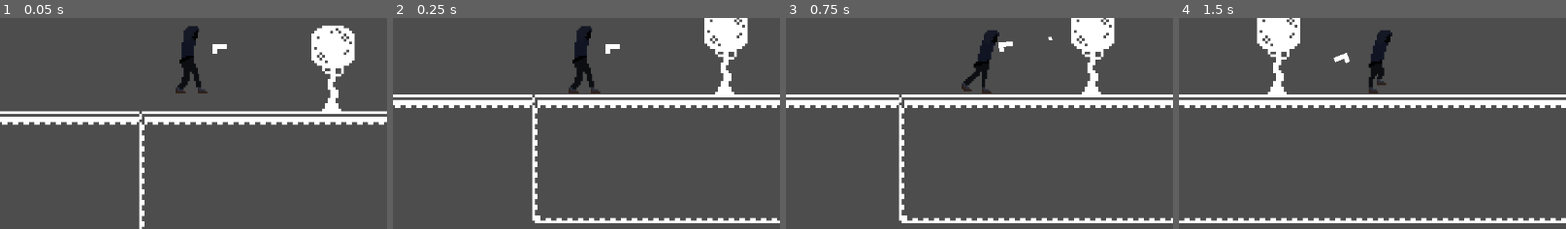
Above: before the commit, frames 1-4 (left to right).
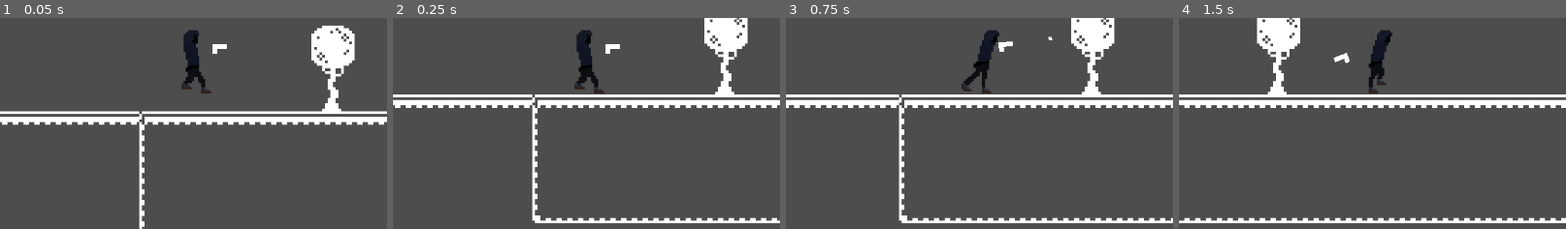
Above: after the commit, the same moments.

Repository: CarsonDecker24/2D-Platformer
Game: Godot game, scene res://level_1.tscn
The game is run twice, just before and just after one commit, with the same random seed, the same clock (stepped at 60 frames per second) and the same inputs.
Inputs (mouse positions are % of the whole screen's width and height, from its top left):
- Up to frame 1 (0.05 s): no input
- Up to frame 2 (0.25 s): no input
- Up to frame 3 (0.75 s): tap Enter at 0.5 s; move the mouse to (72, 43) at 0.52 s; hold D (move_right) from 0.53 s (still down); click (72, 43) at 0.6 s
- Up to frame 4 (1.5 s): keep holding D (move_right); tap W (jump) at 0.77 s; move the mouse to (30, 54) at 1.27 s; tap Shift (shift) at 1.35 s
The pictures show only the part of the screen within x 12-62%, y 34-84%; the shares and areas given below are measured in that part.

The runs differ from the first frame. In frame 1, 0.9% of the frame differs, in the area x 45-55%, y 3-36%; in frame 2, 0.9%; in frame 3, nothing differs; in frame 4, nothing differs.

Commit message:
stephen 9/21/23
animationScript

Diff:
--- a/AnimatedSprite2D.gd
+++ b/AnimatedSprite2D.gd
@@ -28,11 +28,14 @@
 				current = "walkingRight"
 			elif Input.is_action_just_pressed("move_left"):
 				#play("skidGoingRight")
-				current = "skidGoingRight"
+				current = "skidRight"
 
 	#walkingright
 	elif current == "walkingRight" :
-		if Input.is_action_just_released("move_right"):
+		if Input.is_action_just_pressed("move_left"):
+			current= "skidRight"
+			play("skidRight")
+		elif Input.is_action_just_released("move_right"):
 			play("unwindRightWalk")
 			current = "unwindRightWalk"
 		elif Input.is_action_just_pressed("shift"):
@@ -40,15 +43,22 @@
 			#current = "windupRightRun"
 			print("play run windup")
 
+
 	#walkingright to idle, aka unwinding
-	elif current == "unwindRightWalk" and is_playing()==false:
+	elif (current == "unwindRightWalk" or current=="skidTransmissionRight") and is_playing()==false:
 			play("idle")
 			current = "idle"
 
+	elif current=="skidRight":
+		if get_parent().activemovespeed!=0:
+			play("skidingRight")
+
+		else:
+			play("skidTransmissionRight")
+			current="skidTransmissionRight"
 
 
-
-
+	print(current)
 	pass
 
 
--- a/player.tscn
+++ b/player.tscn
@@ -1,22 +1,31 @@
-[gd_scene load_steps=31 format=3 uid="uid://dblot7f26i2w"]
+[gd_scene load_steps=40 format=3 uid="uid://dblot7f26i2w"]
 
 [ext_resource type="Script" path="res://Player.gd" id="1_fhlp4"]
 [ext_resource type="Texture2D" uid="uid://bt4yolitq4cdo" path="res://Assets/player sprites/unwindRightWalk/unwindRightWalk6.png" id="2_md6y6"]
 [ext_resource type="Script" path="res://AnimatedSprite2D.gd" id="3_14dt8"]
 [ext_resource type="Texture2D" uid="uid://bie3x74xe3nbf" path="res://Assets/player sprites/walkRight/walkRight0.png" id="3_gxe6m"]
+[ext_resource type="Texture2D" uid="uid://bw45dtcuo4gvs" path="res://Assets/player sprites/skidRight/sprite skid0.png" id="3_kc08g"]
 [ext_resource type="Texture2D" uid="uid://dewofdup5nkhs" path="res://Assets/weapon.png" id="3_lo0dl"]
 [ext_resource type="Texture2D" uid="uid://ds70y1gcucix1" path="res://Assets/player sprites/unwindRightWalk/unwindRightWalk0.png" id="3_wvr7d"]
 [ext_resource type="Texture2D" uid="uid://blow1t1o217y4" path="res://Assets/player sprites/unwindRightWalk/unwindRightWalk1.png" id="4_hsekd"]
 [ext_resource type="Texture2D" uid="uid://b31fe2aq4pl4e" path="res://Assets/player sprites/walkRight/walkRight1.png" id="4_rws1l"]
+[ext_resource type="Texture2D" uid="uid://dxi006vi0pk0g" path="res://Assets/player sprites/skidRight/sprite skid1.png" id="4_v0pw0"]
+[ext_resource type="Texture2D" uid="uid://cbicrkabur4s2" path="res://Assets/player sprites/skidRight/sprite skid2.png" id="5_a6gcb"]
 [ext_resource type="Texture2D" uid="uid://b3pxad86yp5e" path="res://Assets/player sprites/walkRight/walkRight2.png" id="5_dluha"]
 [ext_resource type="Texture2D" uid="uid://tr3t4ygi54nq" path="res://Assets/player sprites/unwindRightWalk/unwindRightWalk2.png" id="5_qcrkh"]
 [ext_resource type="Texture2D" uid="uid://c2u3qmxbxcstl" path="res://Assets/player sprites/unwindRightWalk/unwindRightWalk3.png" id="6_7ihpc"]
+[ext_resource type="Texture2D" uid="uid://cwvvh2un2uo2d" path="res://Assets/player sprites/skidRight/sprite skid3.png" id="6_17q7j"]
 [ext_resource type="Texture2D" uid="uid://dvdoo7k2hholh" path="res://Assets/player sprites/walkRight/walkRight3.png" id="6_us1ey"]
+[ext_resource type="Texture2D" uid="uid://8f5j8btugyob" path="res://Assets/player sprites/skidTransitionRight/skidRefurbished06.png" id="7_7lmiy"]
 [ext_resource type="Texture2D" uid="uid://c8ok0fodwadse" path="res://Assets/player sprites/walkRight/walkRight4.png" id="7_7uk0q"]
 [ext_resource type="Texture2D" uid="uid://b4gs1b8mjdvwg" path="res://Assets/player sprites/unwindRightWalk/unwindRightWalk4.png" id="7_86fh3"]
+[ext_resource type="Texture2D" uid="uid://luad0lqxvssg" path="res://Assets/player sprites/skiddingRight/sprite skid3.png" id="7_io7qw"]
+[ext_resource type="Texture2D" uid="uid://by5f34oibm0l7" path="res://Assets/player sprites/skiddingRight/sprite skid4.png" id="8_7c5xq"]
 [ext_resource type="Texture2D" uid="uid://bp3wf0wi5nvmn" path="res://Assets/player sprites/walkRight/walkRight5.png" id="8_48irv"]
 [ext_resource type="Texture2D" uid="uid://ctp3grcpfl6ms" path="res://Assets/player sprites/unwindRightWalk/unwindRightWalk5.png" id="8_bq47u"]
+[ext_resource type="Texture2D" uid="uid://cf1e1xy6fkvuw" path="res://Assets/player sprites/skidTransitionRight/skidRefurbished07.png" id="8_hnb82"]
 [ext_resource type="Texture2D" uid="uid://bn3o0exnghlm1" path="res://Assets/player sprites/walkRight/walkRight6.png" id="9_hg5bj"]
+[ext_resource type="Texture2D" uid="uid://cu6gxkwiod244" path="res://Assets/player sprites/skidTransitionRight/skidRefurbished08.png" id="9_xyqkb"]
 [ext_resource type="Texture2D" uid="uid://dckejqfmpp588" path="res://Assets/player sprites/walkRight/walkRight7.png" id="10_2mcxb"]
 [ext_resource type="Texture2D" uid="uid://rqus61is0o2t" path="res://Assets/player sprites/windupRightWalk/windupRightW00.png" id="11_ugani"]
 [ext_resource type="Texture2D" uid="uid://cdc7m2vff8nj8" path="res://Assets/player sprites/windupRightWalk/windupRightW01.png" id="12_1mify"]
@@ -41,6 +50,48 @@
 }, {
 "frames": [{
 "duration": 1.0,
+"texture": ExtResource("3_kc08g")
+}, {
+"duration": 1.0,
+"texture": ExtResource("4_v0pw0")
+}, {
+"duration": 1.0,
+"texture": ExtResource("5_a6gcb")
+}, {
+"duration": 1.0,
+"texture": ExtResource("6_17q7j")
+}],
+"loop": false,
+"name": &"skidRight",
+"speed": 30.0
+}, {
+"frames": [{
+"duration": 1.0,
+"texture": ExtResource("7_7lmiy")
+}, {
+"duration": 1.0,
+"texture": ExtResource("8_hnb82")
+}, {
+"duration": 1.0,
+"texture": ExtResource("9_xyqkb")
+}],
+"loop": false,
+"name": &"skidTransmissionRight",
+"speed": 20.0
+}, {
+"frames": [{
+"duration": 1.0,
+"texture": ExtResource("7_io7qw")
+}, {
+"duration": 1.0,
+"texture": ExtResource("8_7c5xq")
+}],
+"loop": true,
+"name": &"skidingRight",
+"speed": 30.0
+}, {
+"frames": [{
+"duration": 1.0,
 "texture": ExtResource("3_wvr7d")
 }, {
 "duration": 1.0,
@@ -143,7 +194,7 @@
 position = Vector2(1, -7)
 scale = Vector2(0.05, 0.05)
 sprite_frames = SubResource("SpriteFrames_u6u7g")
-animation = &"windupRightWalk"
+animation = &"skidTransmissionRight"
 script = ExtResource("3_14dt8")
 
 [node name="AnimationTimer" type="Timer" parent="AnimatedSprite2D"]
Binary file added: Assets/player sprites/skidRight/sprite skid0.png
Not shown, added: Assets/player sprites/skidRight/sprite skid0.png.import
Binary file added: Assets/player sprites/skidRight/sprite skid1.png
Not shown, added: Assets/player sprites/skidRight/sprite skid1.png.import
Binary file added: Assets/player sprites/skidRight/sprite skid2.png
Not shown, added: Assets/player sprites/skidRight/sprite skid2.png.import
Binary file added: Assets/player sprites/skidRight/sprite skid3.png
Not shown, added: Assets/player sprites/skidRight/sprite skid3.png.import
Binary file added: Assets/player sprites/skidTransitionRight/skidRefurbished06.png
Not shown, added: Assets/player sprites/skidTransitionRight/skidRefurbished06.png.import
Binary file added: Assets/player sprites/skidTransitionRight/skidRefurbished07.png
Not shown, added: Assets/player sprites/skidTransitionRight/skidRefurbished07.png.import
(and 8 more such lines)
